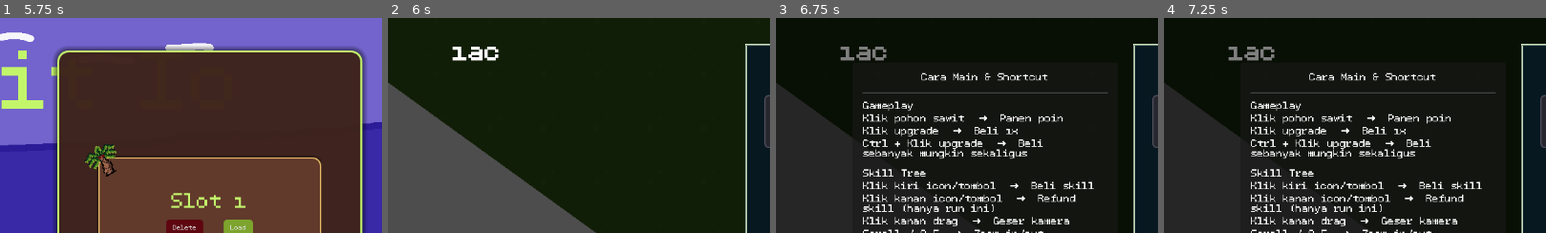
Above: before the commit, frames 1-4 (left to right).
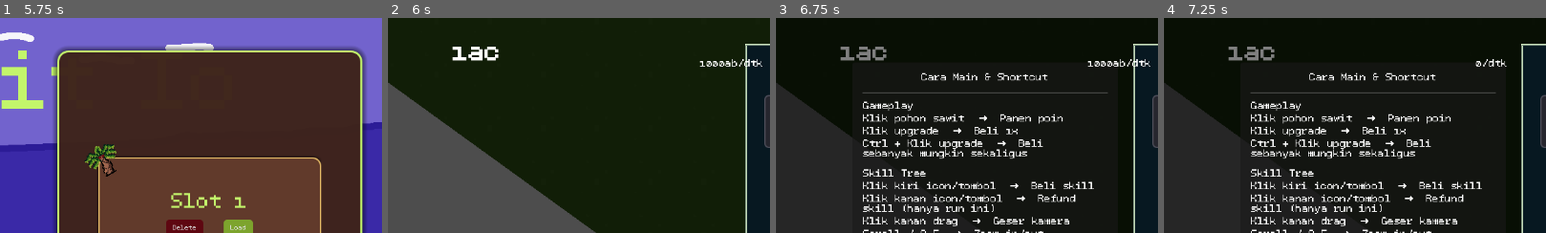
Above: after the commit, the same moments.

Repository: azizul987/Sawit-io
Game: Godot game, scene res://Scene/MainMenui.tscn
Two runs of this game, one before a commit and one after it. Both use one fixed random seed, a clock stepped at 60 frames per second and the inputs below. Sound files missing from this copy of the repository are replaced by a short silence.
Inputs (mouse positions are % of the whole screen's width and height, from its top left):
- Up to frame 1 (5.75 s): click "Mulai" at 0.5 s; tap Enter at 1.25 s; drag from (88, 82) to (80, 63) at 1.27 s; click "Tambah" at 2 s; click "Kembali" at 2.75 s; click "Mulai" at 3.5 s; drag from (85, 70) to (79, 52) at 4.27 s; move the mouse to (85, 70) at 5.02 s; hold Right (ui_right) from 5.03 s (still down); hold M (add_coin) from 5.03 s (still down); tap F (focus) at 5.1 s; click (85, 70) at 5.17 s
- Up to frame 2 (6 s): release Right (ui_right) at 5.75 s; release M (add_coin) at 5.75 s; click "Load" at 5.75 s
- Up to frame 3 (6.75 s): click "?" at 6.5 s
- Up to frame 4 (7.25 s): no input
The pictures show only the part of the screen within x 23-73%, y 0-50%; the shares and areas given below are measured in that part.

Frame 1 is identical in both runs. In frame 2, 0.3% of the frame differs, in the area x 81-98%, y 19-23%; in frame 3, 0.3%; in frame 4, 0.1%.

Commit message:
add pps func

Diff:
--- a/Logic/skrip/global/point.gd
+++ b/Logic/skrip/global/point.gd
@@ -21,8 +21,19 @@
 
 var idx_mision_now:int=0
 
+
+signal pps_updated(new_pps)
+var points_per_second: float = 0.0
+var _pps_buffer: float = 0.0
+var _pps_interval: float = 1.0
+var _pps_timer: float = 0.0
+
+func _process(delta: float) -> void:
+	_update_pps(delta)
+
 func add_point(value):
 	point += value
+	_pps_buffer += value
 	if point > 1e300:
 		point = 1e300
 	total_point_earned += value
@@ -139,3 +150,13 @@
 	if t.ends_with(".0"):
 		return ("%.0f" % n) + suffix
 	return t + suffix
+
+
+func _update_pps(delta: float) -> void:
+	_pps_timer += delta
+	# Setiap timer mencapai 1 detik (_pps_interval), hitung ulang laju point/detik
+	if _pps_timer >= _pps_interval:
+		points_per_second = _pps_buffer / _pps_timer
+		pps_updated.emit(points_per_second)
+		_pps_buffer = 0.0
+		_pps_timer = 0.0
--- a/Ui/Ui_Main.tscn
+++ b/Ui/Ui_Main.tscn
@@ -1,7 +1,6 @@
 [gd_scene format=3 uid="uid://cxv7ow360bpqu"]
 
 [ext_resource type="Script" uid="uid://blbpjm0f72dxi" path="res://Ui/label.gd" id="1_vcfie"]
-[ext_resource type="PackedScene" path="res://Ui/help_panel.tscn" id="help_panel"]
 [ext_resource type="FontFile" uid="uid://bgj0m7o0vpyqi" path="res://temp tekture/font/BPdotsSquareBold.otf" id="2_lr6hm"]
 [ext_resource type="Texture2D" uid="uid://cj5pek6qteonq" path="res://temp tekture/skill_icons_by_quintino_pixels/24x24/skill_icons46.png" id="3_k7e2i"]
 [ext_resource type="Texture2D" uid="uid://ka5qstdt47mc" path="res://temp tekture/skill_icons_by_quintino_pixels/24x24/skill_icons47.png" id="4_6dpwe"]
@@ -12,6 +11,7 @@
 [ext_resource type="Theme" uid="uid://cdpurfr55ssjl" path="res://Ui/mission_progressbar_theme.tres" id="9_wbkow"]
 [ext_resource type="Texture2D" uid="uid://cxfbrmrvjdrf1" path="res://temp tekture/dark frame 03.png" id="10_4a1h5"]
 [ext_resource type="Resource" uid="uid://bb5unjgwar24h" path="res://Logic/Data Templete/Data/ress/Mission_Database.tres" id="10_8awwg"]
+[ext_resource type="PackedScene" uid="uid://j6sn5v1jemgv" path="res://Ui/help_panel.tscn" id="help_panel"]
 
 [sub_resource type="StyleBoxFlat" id="StyleBoxFlat_4a1h5"]
 bg_color = Color(0.16078432, 0.16078432, 0.16078432, 1)
@@ -77,6 +77,23 @@
 horizontal_alignment = 1
 vertical_alignment = 1
 
+[node name="BtnHelp" type="Button" parent="CanvasLayer" unique_id=777100001]
+offset_left = 25.0
+offset_top = 140.0
+offset_right = 75.0
+offset_bottom = 165.0
+text = "?"
+
+[node name="HelpPanel" parent="CanvasLayer" unique_id=969403741 instance=ExtResource("help_panel")]
+visible = false
+anchors_preset = 0
+anchor_right = 0.0
+anchor_bottom = 0.0
+offset_right = 1152.0
+offset_bottom = 648.0
+grow_horizontal = 1
+grow_vertical = 1
+
 [node name="UpdateMenu" type="Control" parent="." unique_id=1103348269]
 layout_mode = 1
 anchors_preset = 8
@@ -240,18 +257,12 @@
 horizontal_alignment = 1
 vertical_alignment = 1
 
-[node name="BtnHelp" type="Button" parent="CanvasLayer" unique_id=777100001]
+[node name="pps_label" type="Label" parent="." unique_id=1506495359]
 layout_mode = 0
-offset_left = 25.0
-offset_top = 140.0
-offset_right = 75.0
-offset_bottom = 165.0
-text = "?"
-
-[node name="HelpPanel" parent="CanvasLayer" instance=ExtResource("help_panel")]
-layout_mode = 0
-offset_right = 1152.0
-offset_bottom = 648.0
+offset_left = 721.0
+offset_top = 41.0
+offset_right = 761.0
+offset_bottom = 56.0
 
 [connection signal="pressed" from="CanvasLayer/SkillTree/Change _Mode" to="." method="_on_texture_button_pressed"]
 [connection signal="pressed" from="CanvasLayer/BtnHelp" to="." method="_on_help_btn_pressed"]
--- a/Ui/hint_display.tscn
+++ b/Ui/hint_display.tscn
@@ -9,7 +9,7 @@
 corner_radius_bottom_right = 6
 corner_radius_bottom_left = 6
 
-[node name="HintDisplay" type="Control"]
+[node name="HintDisplay" type="Control" unique_id=319939269]
 layout_mode = 3
 anchors_preset = 15
 anchor_right = 1.0
@@ -18,8 +18,9 @@
 grow_vertical = 2
 script = ExtResource("1_hint")
 
-[node name="PanelContainer" type="PanelContainer" parent="."]
+[node name="PanelContainer" type="PanelContainer" parent="." unique_id=433820650]
 layout_mode = 1
+anchors_preset = 7
 anchor_left = 0.5
 anchor_top = 1.0
 anchor_right = 0.5
@@ -32,14 +33,14 @@
 grow_vertical = 0
 theme_override_styles/panel = SubResource("StyleBoxFlat_hint")
 
-[node name="MarginContainer" type="MarginContainer" parent="PanelContainer"]
+[node name="MarginContainer" type="MarginContainer" parent="PanelContainer" unique_id=1772859545]
 layout_mode = 2
 theme_override_constants/margin_left = 12
 theme_override_constants/margin_top = 8
 theme_override_constants/margin_right = 12
 theme_override_constants/margin_bottom = 8
 
-[node name="Label" type="Label" parent="PanelContainer/MarginContainer"]
+[node name="Label" type="Label" parent="PanelContainer/MarginContainer" unique_id=1952189720]
 layout_mode = 2
 text = "Contoh hint muncul di sini"
 horizontal_alignment = 1
--- a/Ui/label.gd
+++ b/Ui/label.gd
@@ -4,6 +4,7 @@
 @onready var skillshow=$"CanvasLayer/SkillTree/Change _Mode"
 @onready var help_panel = $CanvasLayer/HelpPanel
 # Called when the node enters the scene tree for the first time.
+@onready var pps_label: Label = $pps_label
 
 
 func _ready() -> void:
@@ -12,6 +13,7 @@
 # Called every frame. 'delta' is the elapsed time since the previous frame.
 func _process(delta: float) -> void:
 	skor.text=Point.format_num(Point.point)
+	pps_label.text = Point.format_num(Point.points_per_second) + "/dtk"
 
 
 func print_scene_name() -> void:
Not shown: 1 places in Ui/hint_display.tscn that only renumber resources
